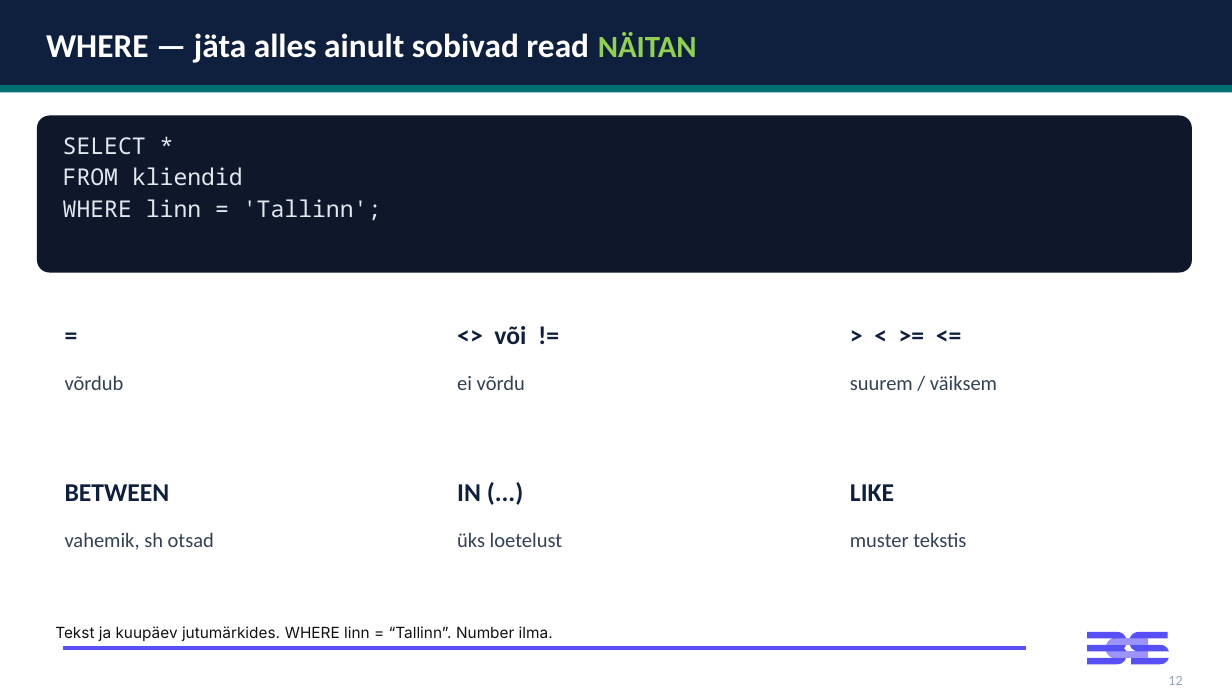
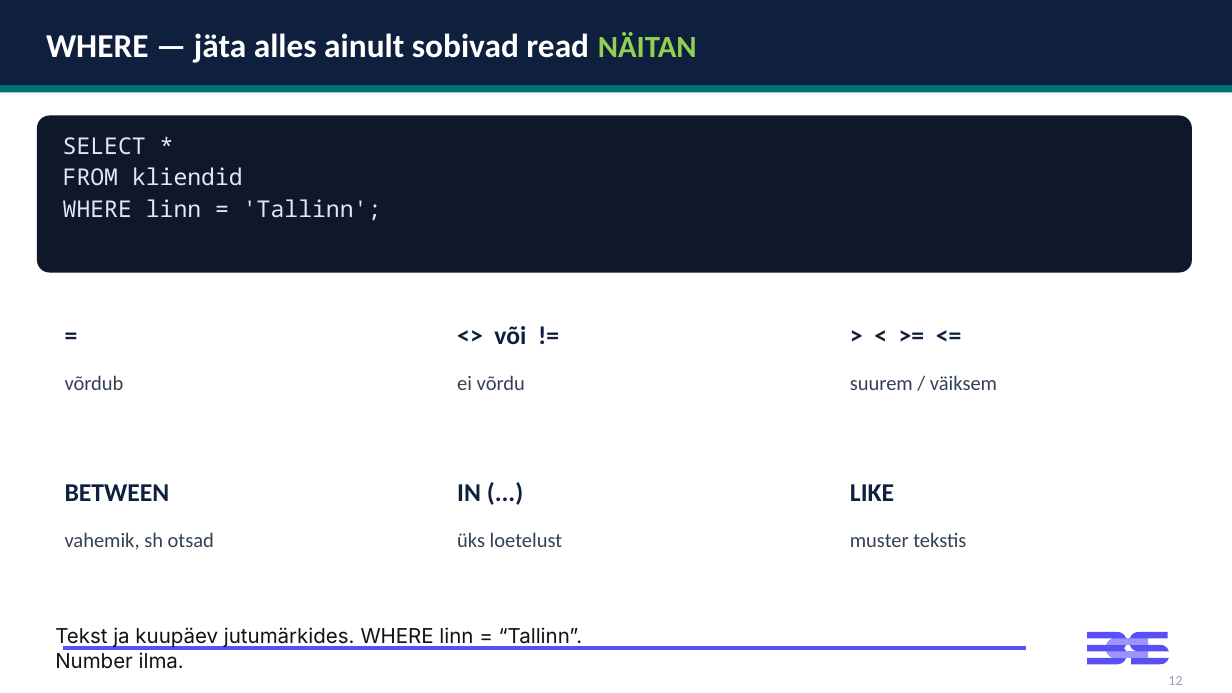
Before and after one commit to emilieabel/andmetarkus, a slide deck: slide 26 of Materjalid/Day6 SQL/6-paev-andmetarkus-esitlus.pptx. Drawn at 1232x693 pixels with LibreOffice and Linux fonts; fonts in the diff are those of the drawing. Boxes give left, top, right and bottom in pixels: in the first picture for what was removed or moved away, otherwise in the second. Text is boxed around its words. In the diff, an @@ line names an element or a change of style, - is before the commit and + after.

```diff
--- a/Materjalid/Day6 SQL/6-paev-andmetarkus-esitlus.pptx
+++ b/Materjalid/Day6 SQL/6-paev-andmetarkus-esitlus.pptx
@@ text "Tekst ja kuupäev jutumärkides. WHERE ..." at (x1=55, y1=627, x2=583, y2=669): size 12 to 16 pt @@
```
Also in this commit, not shown: 8 other slides changed, 3 other files.
